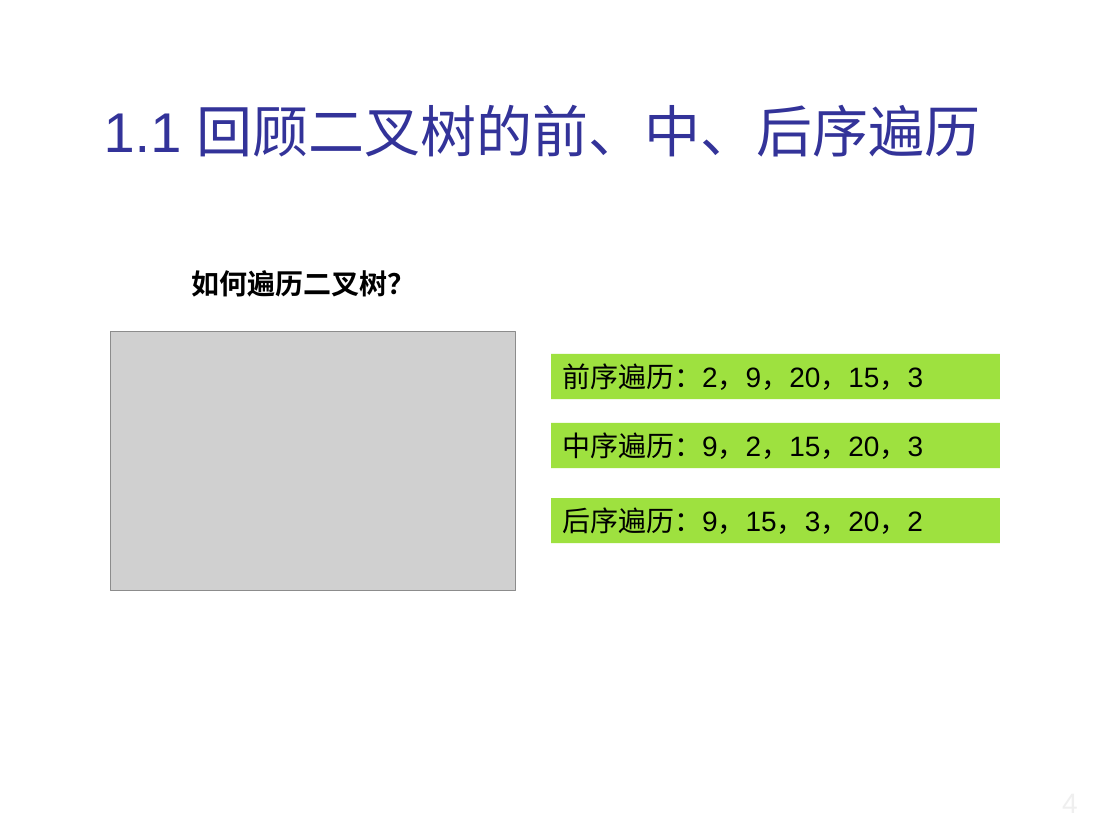
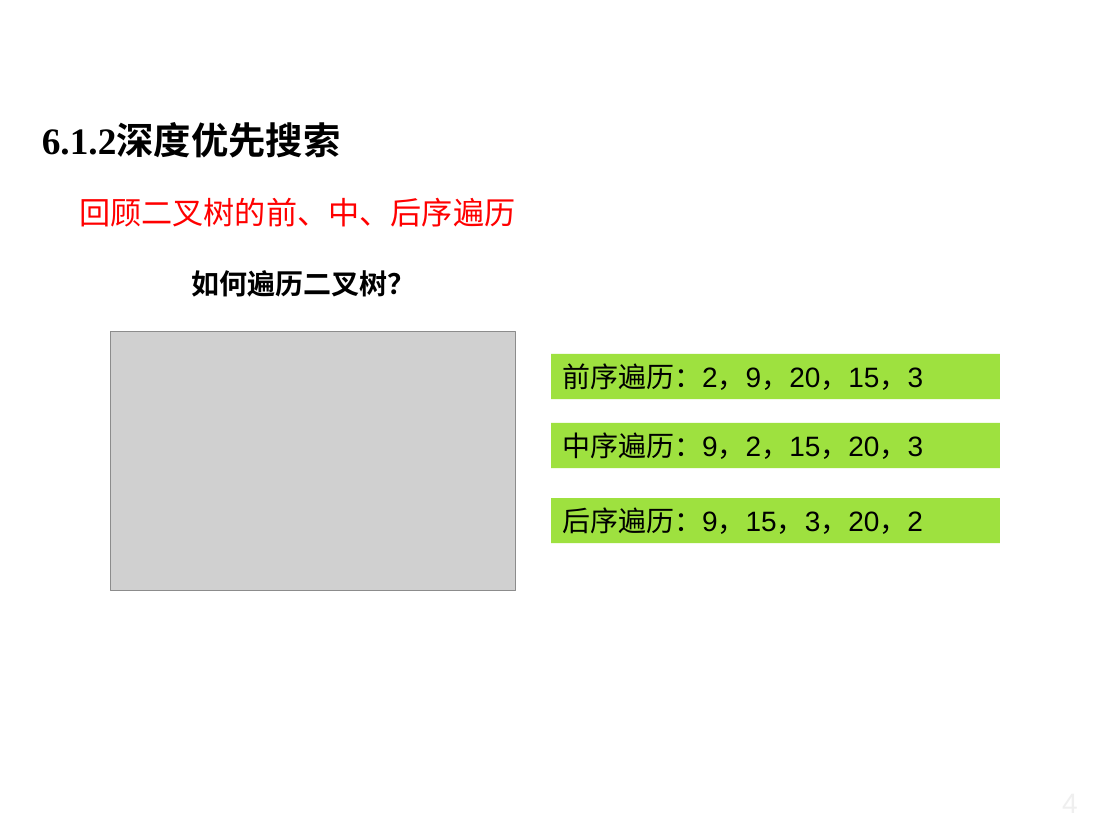
Before and after one commit to liutongling/DP, a slide deck: slide 6 of file/第6章 回朔法.pptx (slide 3 before the commit). Drawn at 1120x840 pixels with LibreOffice and Linux fonts; fonts in the diff are those of the drawing; grey boxes stand for pictures; background and template pictures are left out. Boxes give left, top, right and bottom in pixels: in the first picture for what was removed or moved away, otherwise in the second. Text is boxed around its words. In the diff, an @@ line names an element or a change of style, - is before the commit and + after.

```diff
--- a/file/第6章 回朔法.pptx
+++ b/file/第6章 回朔法.pptx
@@ text added at (42,125,341,158), 24 pt, text #000000, bold @@
+6.1.2深度优先搜索
@@ text at (79,197,515,227): text changed; size 36 to 20 pt; font Arial to Noto Sans CJK SC; text colour #333399 to #FF0000 @@
-1.1 回顾二叉树的前、中、后序遍历
+回顾二叉树的前、中、后序遍历
```
Also in this commit, not shown: 3 other slides changed, 2 slides added, 4 other files.
